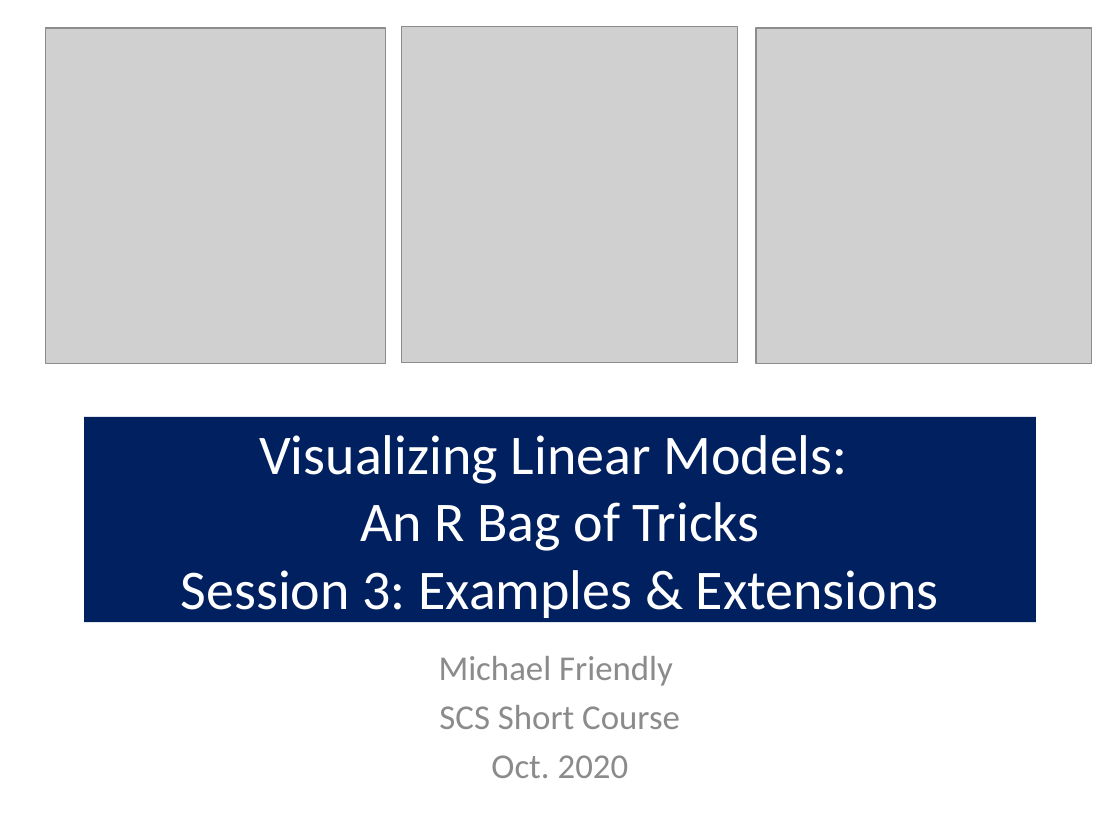
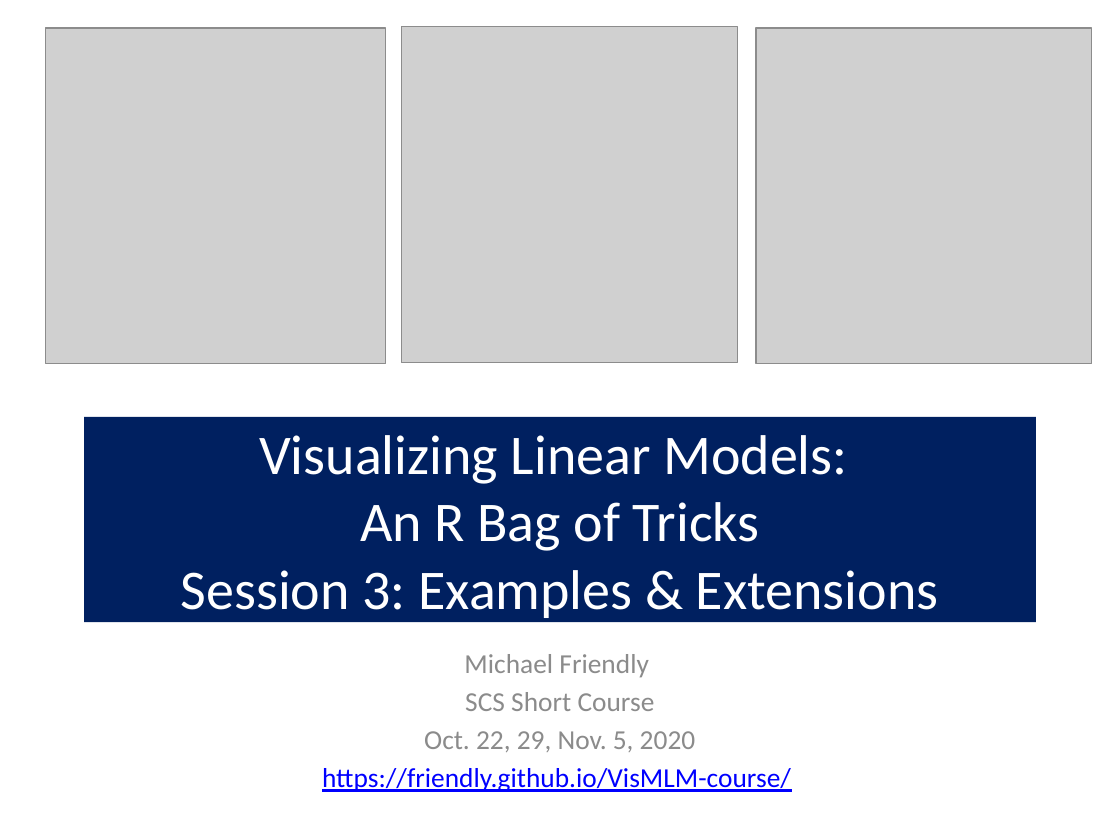
Before and after one commit to friendly/VisMLM-course, a slide deck: slide 1 of docs/lectures/lecture3.pptx. Drawn at 1120x840 pixels with LibreOffice and Linux fonts; fonts in the diff are those of the drawing; grey boxes stand for pictures. Boxes give left, top, right and bottom in pixels: in the first picture for what was removed or moved away, otherwise in the second. Text is boxed around its words. In the diff, an @@ line names an element or a change of style, - is before the commit and + after.

```diff
--- a/docs/lectures/lecture3.pptx
+++ b/docs/lectures/lecture3.pptx
@@ subtitle at [464,654,655,711]: size 22.4 to 17.6 pt in "Michael Friendly", "SCS Short Course" @@
@@ subtitle at [322,731,791,792]: text changed; size 22.4 to 17.6 pt; text colour #8C8C8C to #0000FF @@
-Oct. 2020
+Oct. 22, 29, Nov. 5, 2020
+https://friendly.github.io/VisMLM-course/
```
Also in this commit, not shown: 1 other slide changed, 2 slides added, 25 other files.
